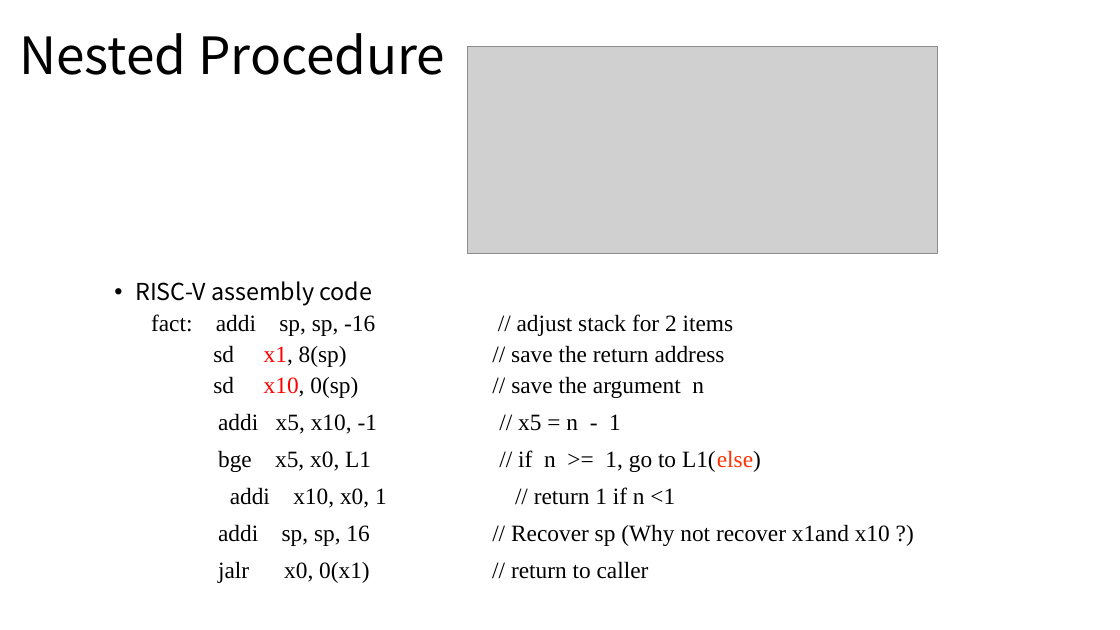
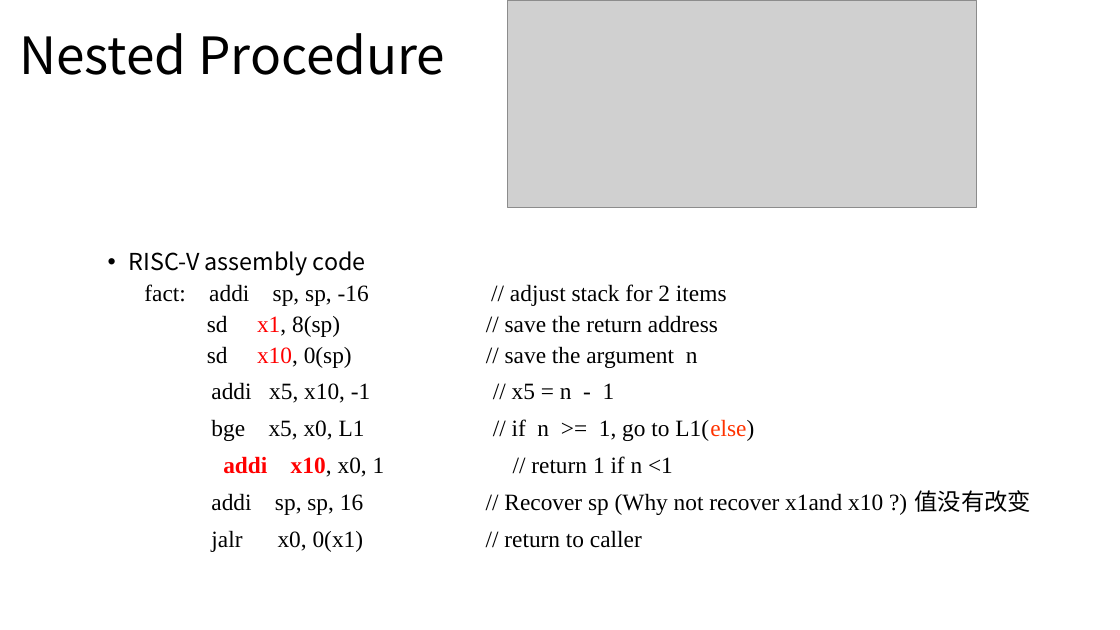
Before and after one commit to weichow23/zju_course, a slide deck: slide 27 of 计算机组成/复习ppt/[x] 2 指令.pptx (slide 28 before the commit). Drawn at 1120x630 pixels with LibreOffice and Linux fonts; fonts in the diff are those of the drawing; grey boxes stand for pictures. Boxes give left, top, right and bottom in pixels: in the first picture for what was removed or moved away, otherwise in the second. Text is boxed around its words. In the diff, an @@ line names an element or a change of style, - is before the commit and + after.

```diff
--- a/计算机组成/复习ppt/[x] 2 指令.pptx
+++ b/计算机组成/复习ppt/[x] 2 指令.pptx
@@ picture: place and size @@
-picture at box(467, 46, 937, 254)
+picture at box(507, 0, 977, 208)
@@ text "RISC-V assembly code": place and size @@
-text "RISC-V assembly code" at box(135, 281, 890, 583)
+text "RISC-V assembly code" at box(129, 251, 1031, 552)
@@ text at box(223, 456, 673, 477): text colour #000000 to #FF0000, bold on in "addi x10," @@
@@ text at box(211, 490, 1031, 515): text changed @@
-addi sp, sp, 16 // Recover sp (Why not recover x1and x10 ?)
+addi sp, sp, 16 // Recover sp (Why not recover x1and x10 ?) 值没有改变
```
Also in this commit, not shown: 10 other slides changed, 5 slides removed, 9 other files.
